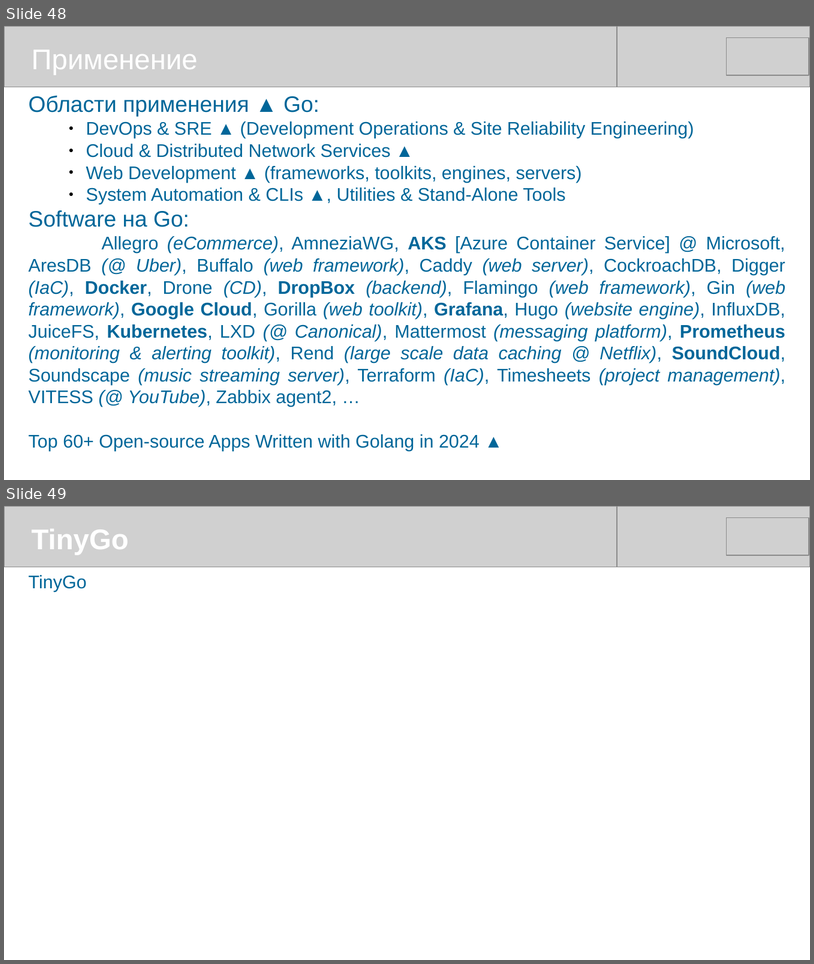
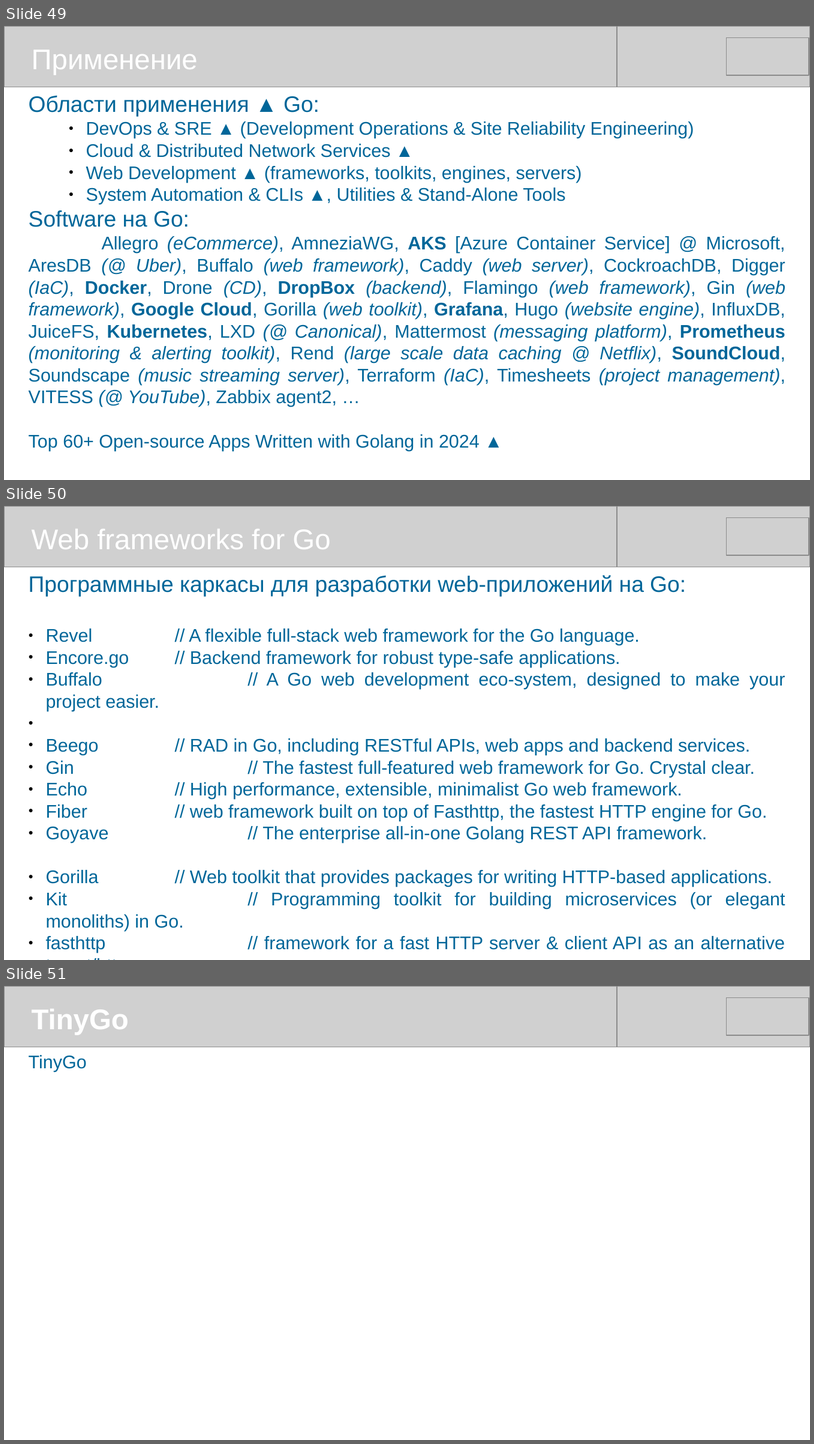
Before and after one commit to mike-shock/Go_language, a slide deck: tutorial/Go_Intro.odp. Shown one above the other, each under a label of ours: slides 48 and 49 before the commit, slides 49, 50 and 51 after it. The pictures are 814x964 and 814x1444 pixels, drawn with LibreOffice and Linux fonts; fonts in the diff are those of the drawing; grey boxes stand for pictures. Boxes give left, top, right and bottom in pixels: in the first picture for what was removed or moved away, otherwise in the second. Text is boxed around its words. In the diff, an @@ line names an element or a change of style, - is before the commit and + after.

```diff
--- a/tutorial/Go_Intro.odp
+++ b/tutorial/Go_Intro.odp
@@ slide 50 added at [4,506,810,960], background #FFFFFF @@
@@ picture added at [4,506,617,567] @@
@@ picture added at [197,506,810,567] @@
@@ picture added at [727,518,810,556] @@
@@ text added at [32,529,330,549], 28 pt, text #FFFFFF @@
+Web frameworks for Go
@@ text added at [29,575,786,952], 18 pt, text #006699 @@
+Программные каркасы для разработки web-приложений на Go:
+● Revel // A flexible full-stack web framework for the Go language.
+● Encore.go // Backend framework for robust type-safe applications.
+● Buffalo // A Go web development eco-system, designed to make your project easier.
+● Beego // RAD in Go, including RESTful APIs, web apps and backend services.
+● Gin // The fastest full-featured web framework for Go. Crystal clear.
+● Echo // High performance, extensible, minimalist Go web framework.
+● Fiber // web framework built on top of Fasthttp, the fastest HTTP engine for Go.
+● Goyave // The enterprise all-in-one Golang REST API framework.
+● Gorilla // Web toolkit that provides packages for writing HTTP-based applications.
+● Kit // Programming toolkit for building microservices (or elegant monoliths) in Go.
+● fasthttp // framework for a fast HTTP server & client API as an alternative to net/http.
@@ what was slide 48 is now slide 49 @@
@@ what was slide 49 is now slide 51 @@
```
Also in this commit, not shown: 1 slide changed, 1 other slide added.
